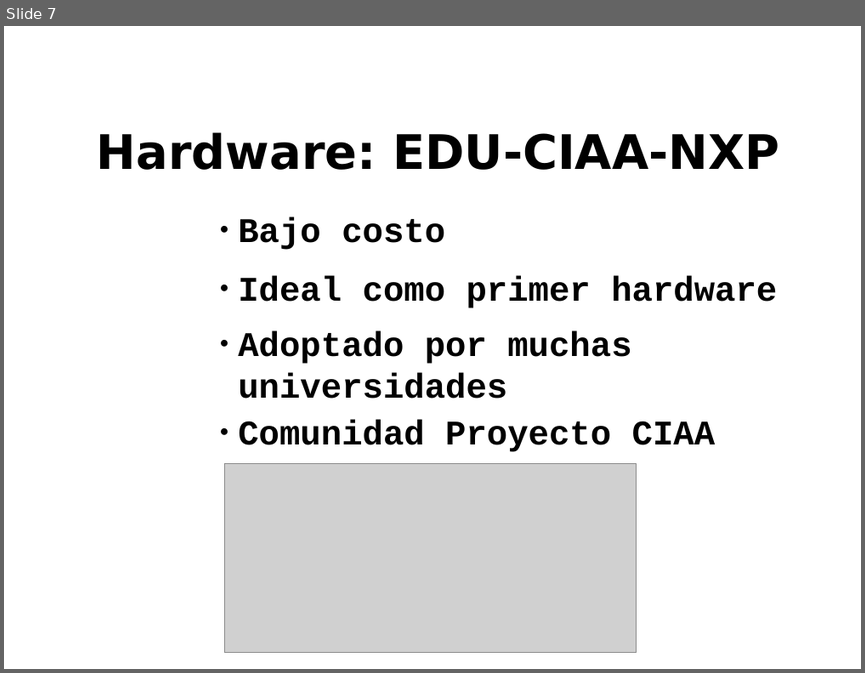
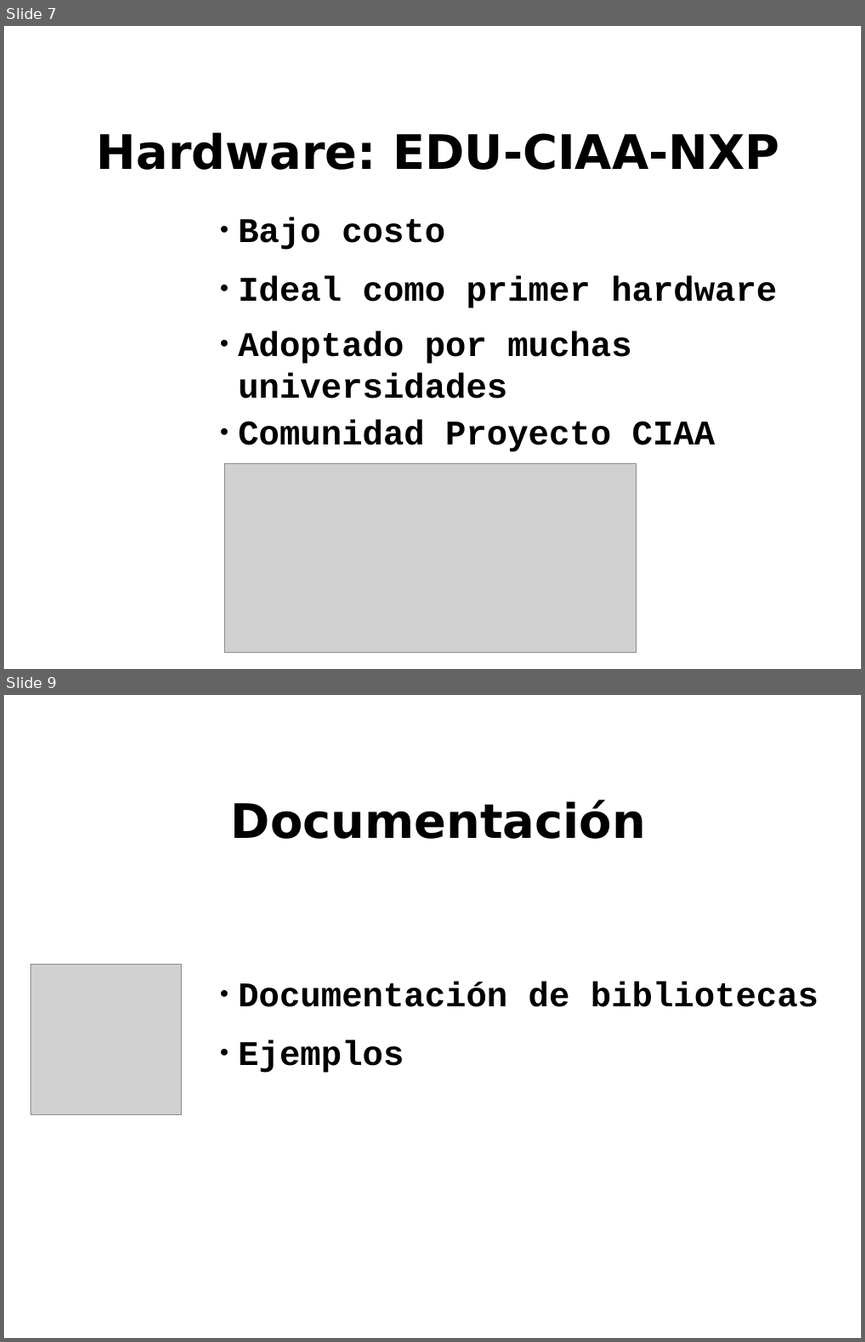
Before and after one commit to ernesto-g/tpfinalcese, a slide deck: presentacion/presentacion_v1.odp. Shown one above the other, each under a label of ours: slide 7 before the commit, slides 7 and 9 after it; the slides between them are not shown. The pictures are 865x673 and 865x1342 pixels, drawn with LibreOffice and Linux fonts; fonts in the diff are those of the drawing; grey boxes stand for pictures; background and template pictures are left out. Boxes give left, top, right and bottom in pixels: in the first picture for what was removed or moved away, otherwise in the second. Text is boxed around its words. In the diff, an @@ line names an element or a change of style, - is before the commit and + after.

```diff
--- a/presentacion/presentacion_v1.odp
+++ b/presentacion/presentacion_v1.odp
@@ slide 9 added at [4, 695, 861, 1338], background picture (left out) @@
@@ title added at [231, 800, 646, 839], 44 pt, text #000000, bold @@
+Documentación
@@ picture added at [31, 964, 182, 1114] @@
@@ text added at [238, 981, 818, 1007], 32 pt, text #000000, bold @@
+● Documentación de bibliotecas
@@ text added at [238, 1039, 404, 1072], 32 pt, text #000000, bold @@
+● Ejemplos
```
Also in this commit, not shown: 8 slides changed, 5 other slides added, 2 other files.
